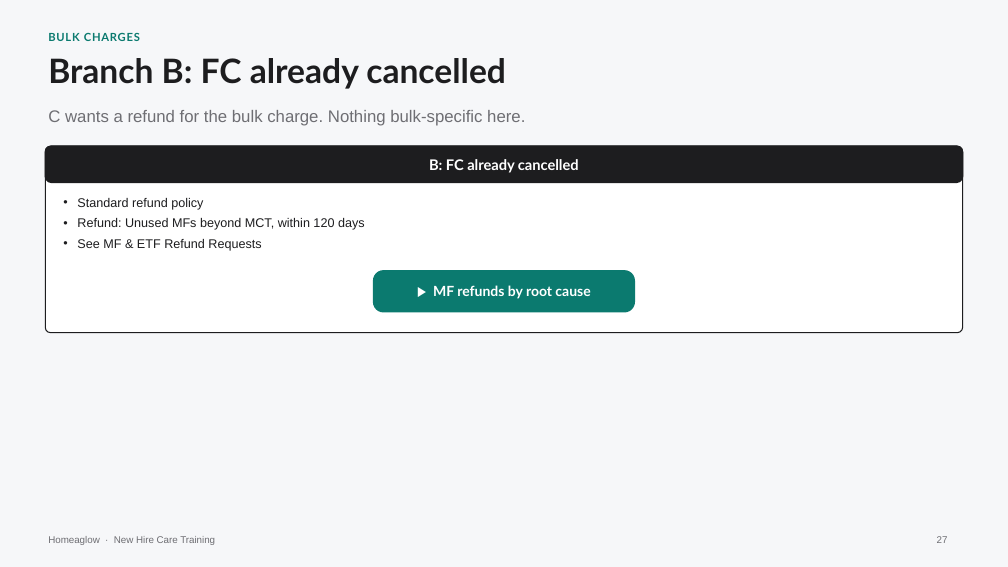
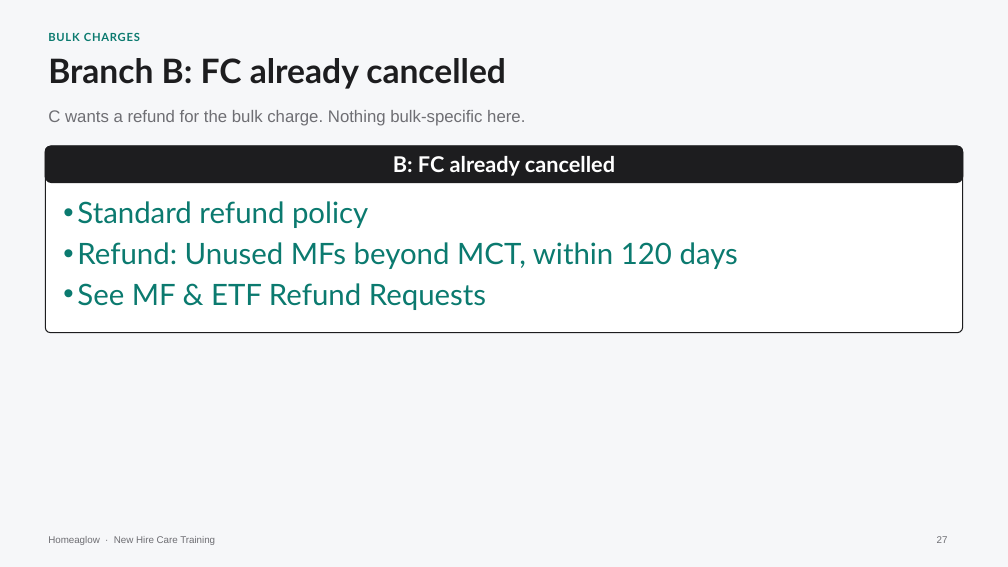
Before and after one commit to anjulimichelle/training, a slide deck: slide 27 of refunds-abuse-duplicates-bulk/refunds-abuse-duplicates-bulk.pptx. Drawn at 1008x567 pixels with LibreOffice and Linux fonts; fonts in the diff are those of the drawing. Boxes give left, top, right and bottom in pixels: in the first picture for what was removed or moved away, otherwise in the second. Text is boxed around its words. In the diff, an @@ line names an element or a change of style, - is before the commit and + after.

```diff
--- a/refunds-abuse-duplicates-bulk/refunds-abuse-duplicates-bulk.pptx
+++ b/refunds-abuse-duplicates-bulk/refunds-abuse-duplicates-bulk.pptx
@@ rounded rectangle "B: FC already cancelled" at bbox=[45, 146, 963, 182]: size 10.5 to 15.5 pt @@
@@ text "Standard refund policy" at bbox=[77, 201, 738, 310]: size 9 to 21 pt, font Arial to Lato, text colour #1D1D1F to #0B7A6F; bullet colour #1D1D1F to #0B7A6F @@
@@ rounded rectangle removed at bbox=[373, 270, 635, 312] @@
-▶ MF refunds by root cause
```
Also in this commit, not shown: 6 other slides changed, 18 slides added, 2 other files.
